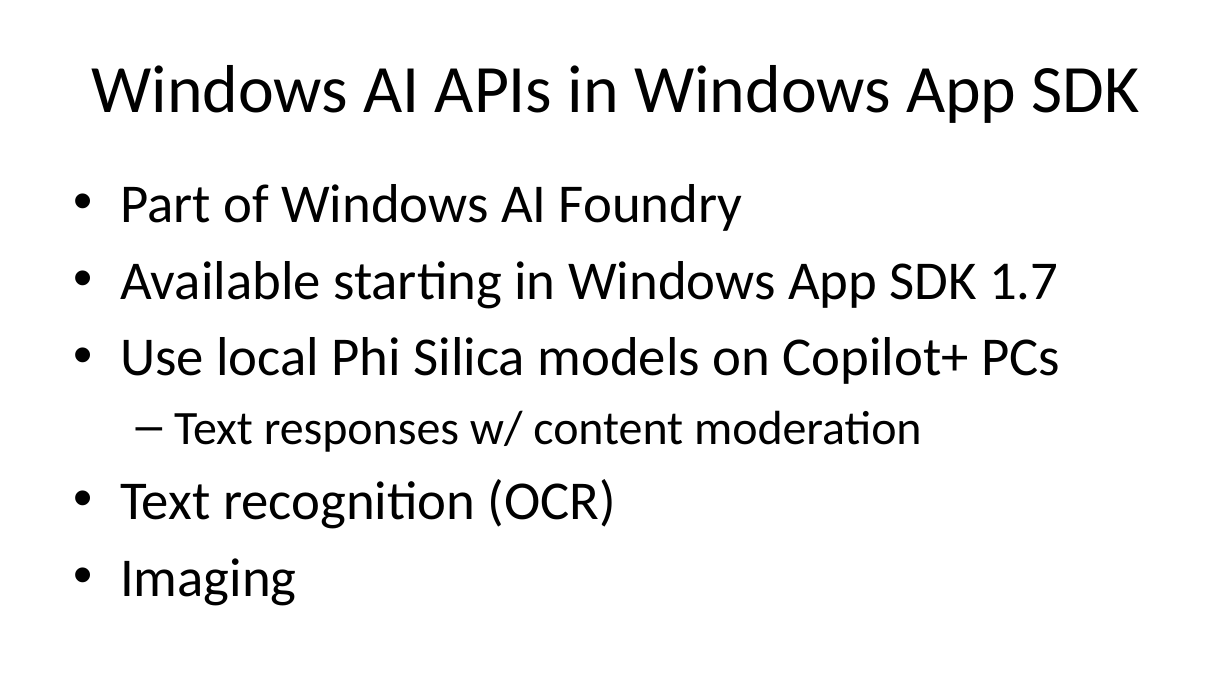
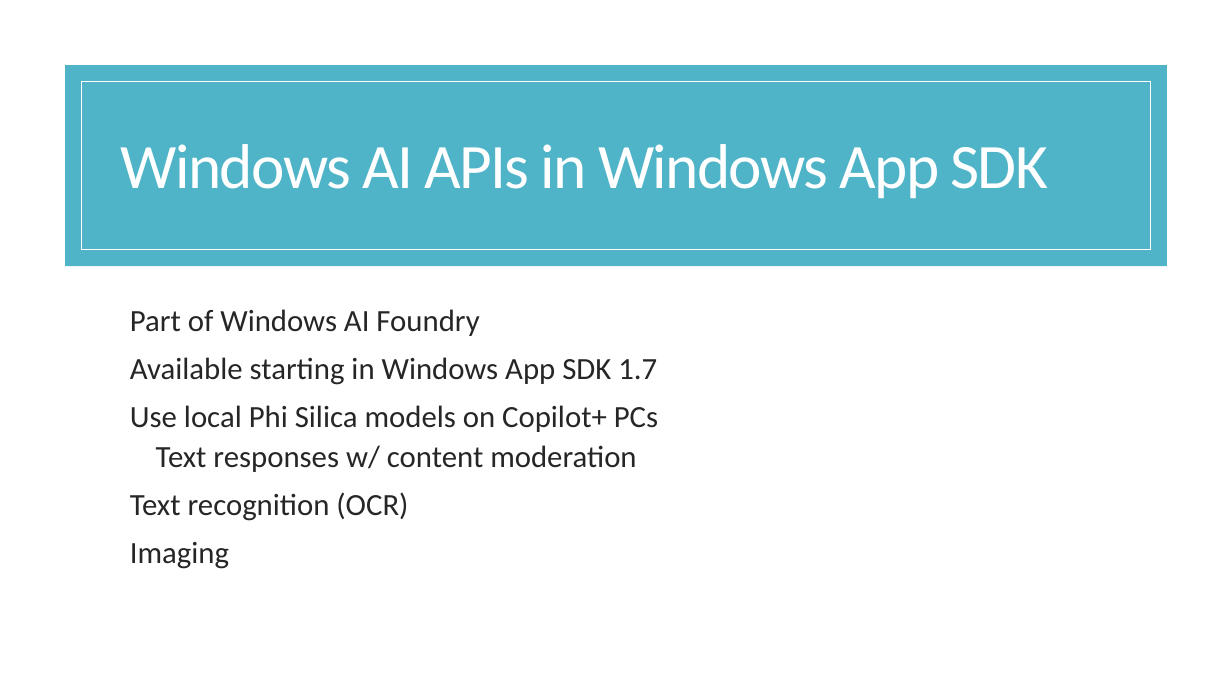
Before and after one commit to alvinashcraft/speaking, a slide deck: slide 13 of 2025/1107_TechBash/StartWithWinUI/TechBash 2025 - Get Started with WinUI.pptx (slide 14 before the commit). Drawn at 1232x693 pixels with LibreOffice and Linux fonts; fonts in the diff are those of the drawing; background and template pictures are left out. Boxes give left, top, right and bottom in pixels: in the first picture for what was removed or moved away, otherwise in the second. Text is boxed around its words. In the diff, an @@ line names an element or a change of style, - is before the commit and + after.

```diff
--- a/2025/1107_TechBash/StartWithWinUI/TechBash 2025 - Get Started with WinUI.pptx
+++ b/2025/1107_TechBash/StartWithWinUI/TechBash 2025 - Get Started with WinUI.pptx
@@ rectangle added at [65, 65, 1167, 266], fill #50B4C8 @@
@@ rectangle added at [81, 81, 1151, 249], outline #FFFFFF 1 pt @@
@@ title "Windows AI APIs in Windows ...": place and size @@
-title "Windows AI APIs in Windows ..." at [91, 65, 1140, 123]
+title "Windows AI APIs in Windows ..." at [121, 144, 1049, 198]
@@ title "Windows AI APIs in Windows ..." at [121, 144, 1049, 198]: size 39.6 to 37 pt, text colour #000000 to #FFFFFF, letter spacing 0 to -0.9 pt; alignment centre to left; line spacing 1 to 0.85 @@
@@ text "Part of Windows AI Foundry": place and size @@
-text "Part of Windows AI Foundry" at [120, 184, 1060, 606]
+text "Part of Windows AI Foundry" at [130, 309, 658, 569]
@@ text "Part of Windows AI Foundry" at [130, 309, 658, 569]: size 32 to 18 pt in "Part of Windows AI Foundry", "Available starting in Windows App SDK 1.7", "Use local Phi Silica models on Copilot+ ...", "Text recognition (OCR)" and 1 more places; text colour #000000 to #262626; size 28 to 18 pt in "Text responses w/ content moderation"; bullet • to  ; line spacing 1 to 0.85; more space between paragraphs; bullet – to  ; less space between paragraphs @@
```
Also in this commit, not shown: 13 other slides changed, 3 slides removed.
